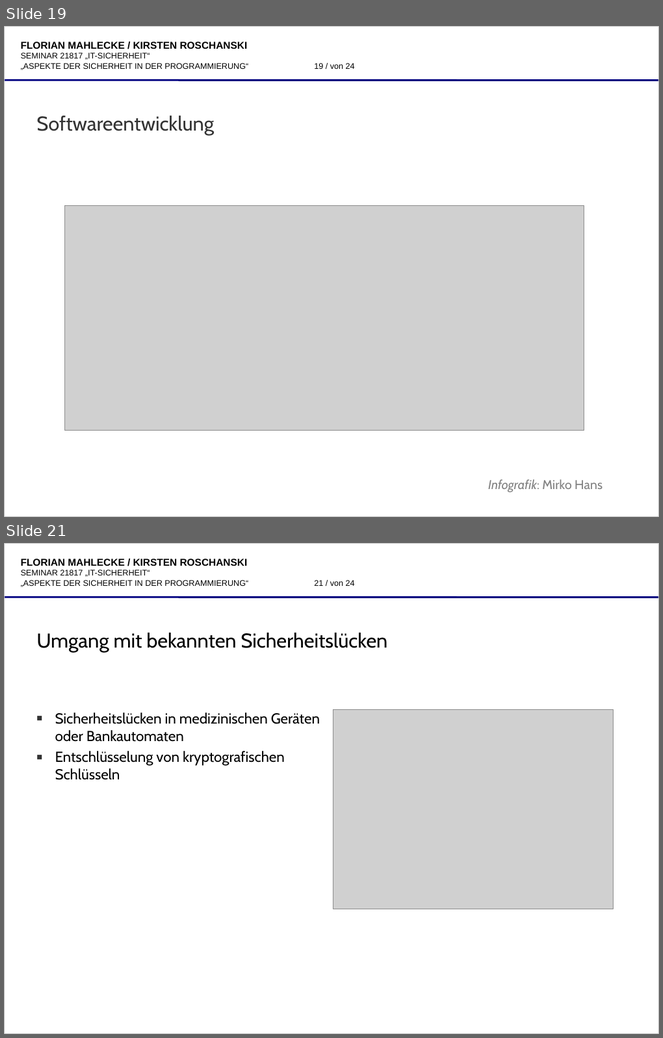
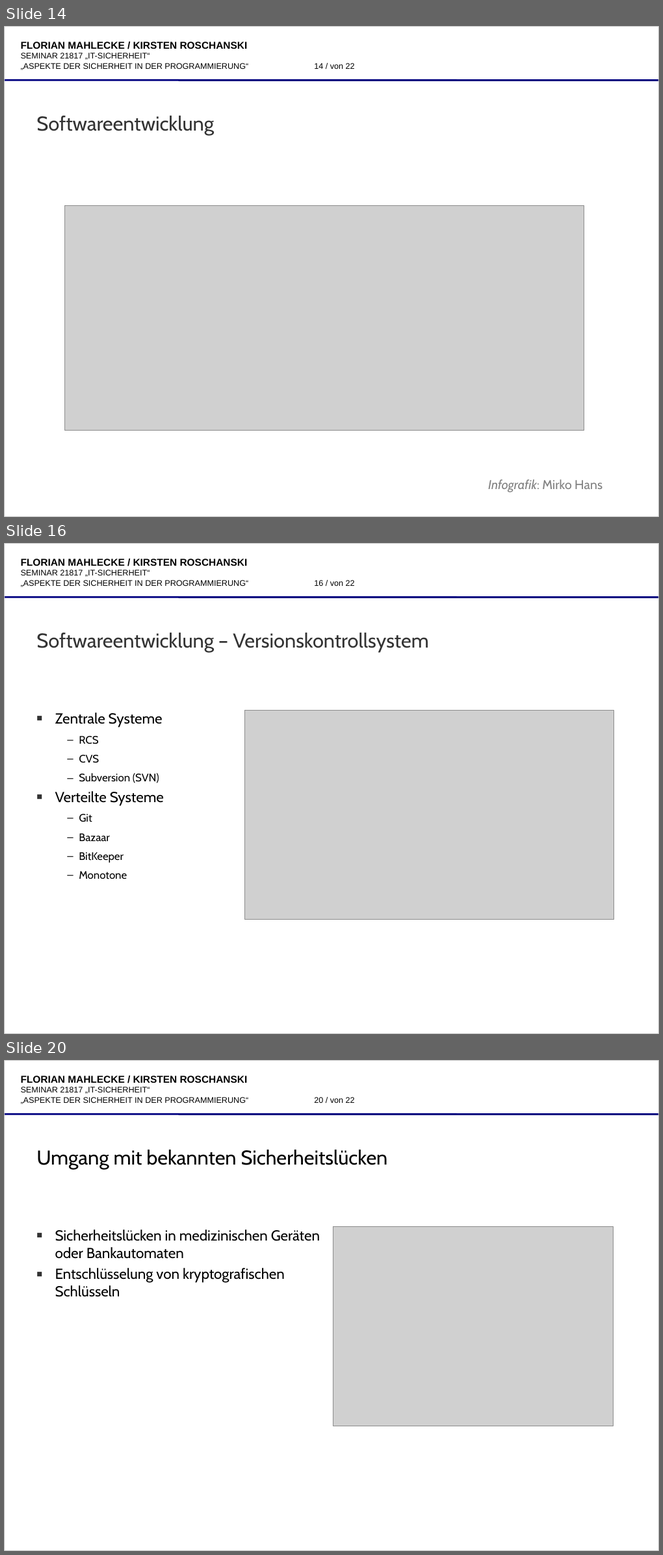
Before and after one commit to katgirl/FernUni, a slide deck: praesentation/21817-folien-9053522,8632014-roschanski,mahlecke-aspekte_der_sicheren_programmierung.odp. Shown one above the other, each under a label of ours: slides 19 and 21 before the commit, slides 14, 16 and 20 after it; the slides between them are not shown. The pictures are 663x1038 and 663x1555 pixels, drawn with LibreOffice and Linux fonts; fonts in the diff are those of the drawing; grey boxes stand for pictures; background and template pictures are left out. Boxes give left, top, right and bottom in pixels: in the first picture for what was removed or moved away, otherwise in the second. Text is boxed around its words. In the diff, an @@ line names an element or a change of style, - is before the commit and + after.

```diff
--- a/praesentation/21817-folien-9053522,8632014-roschanski,mahlecke-aspekte_der_sicheren_programmierung.odp
+++ b/praesentation/21817-folien-9053522,8632014-roschanski,mahlecke-aspekte_der_sicheren_programmierung.odp
@@ slide 16 added at box(4, 543, 659, 1034), background #FFFFFF; not listed: 4 template elements that a slide beside it also shows @@
@@ title added at box(36, 633, 429, 652), 22 pt, text #333333 @@
+Softwareentwicklung – Versionskontrollsystem
@@ text added at box(55, 713, 164, 880), 12 pt, text #000000 @@
+■ Zentrale Systeme
+  – RCS
+  – CVS
+  – Subversion (SVN)
+■ Verteilte Systeme
+  – Git
+  – Bazaar
+  – BitKeeper
+  – Monotone
@@ picture added at box(245, 711, 614, 920) @@
@@ text added at box(470, 900, 597, 920), 12 pt, text #808080 @@
+http://blogs.atlassian.com/
@@ what was slide 19 is now slide 14 @@
@@ page number at box(314, 63, 355, 69): text changed @@
-19 / von 24
+14 / von 22
@@ what was slide 21 is now slide 20 @@
@@ page number at box(314, 1097, 355, 1103): text changed @@
-21 / von 24
+20 / von 22
```
Also in this commit, not shown: 10 slides changed, 3 other slides added.
